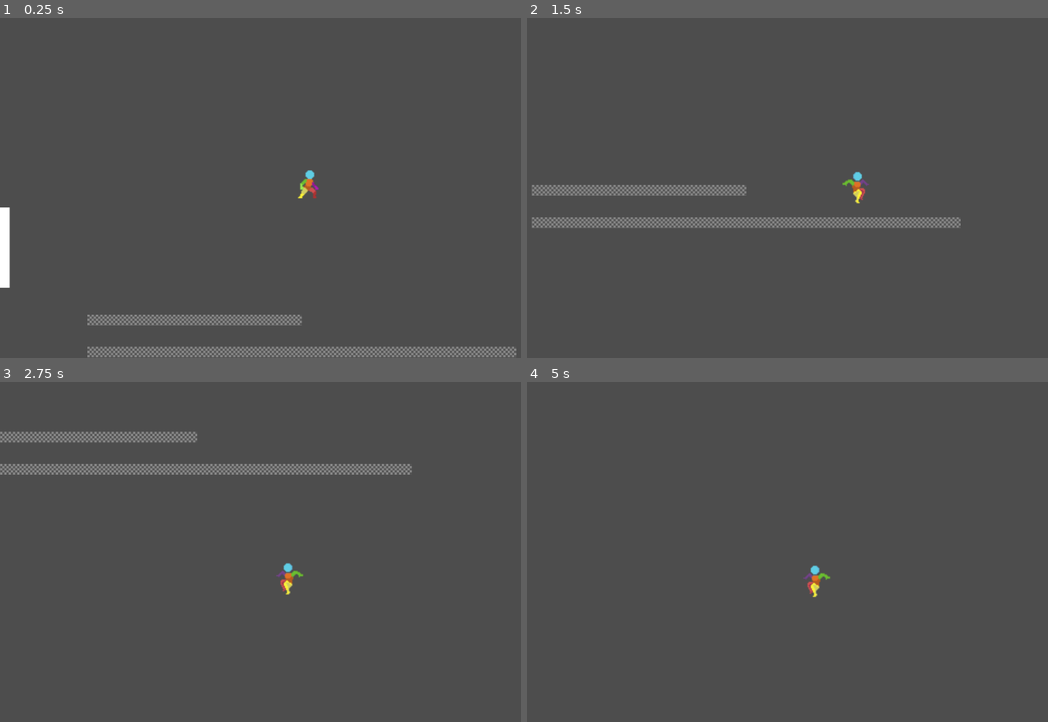
Above: before the commit, frames 1-4 (two rows, left to right).
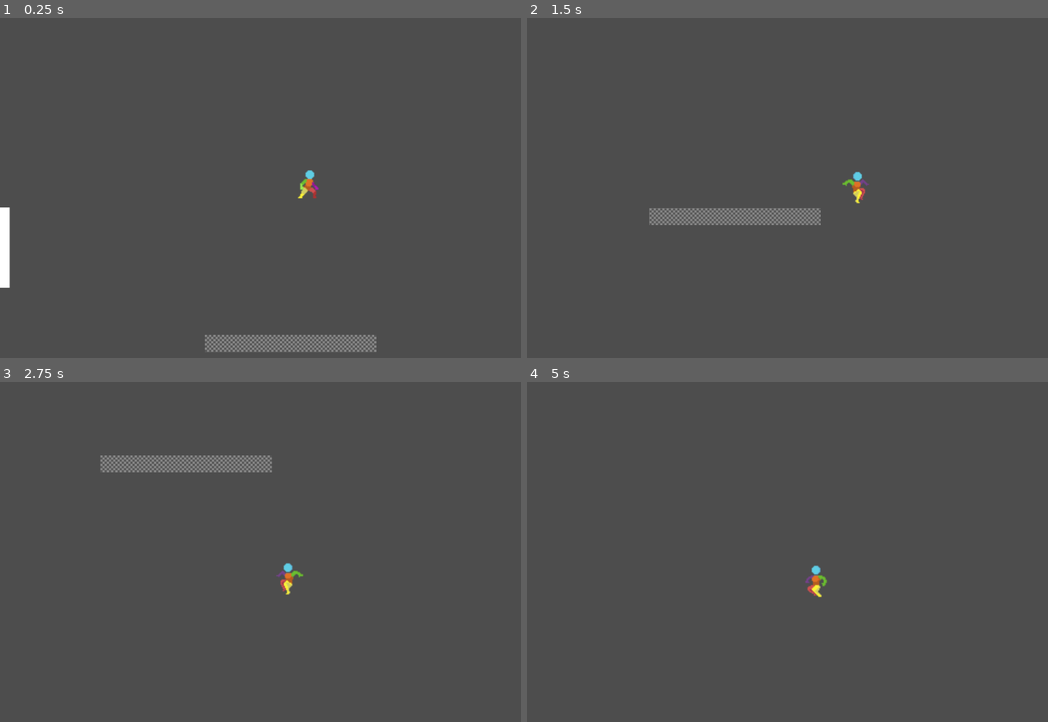
Above: after the commit, the same moments.

Repository: deanblackborough/godot-platformer
Game: Godot game, scene res://scenes/game.tscn
Two runs of this game, one before a commit and one after it. Both use one fixed random seed, a clock stepped at 60 frames per second and the inputs below.
Inputs:
- Up to frame 1 (0.25 s): no input
- Up to frame 2 (1.5 s): hold Right (moveRight) from 0.53 s (still down); tap Space (jump) at 0.77 s
- Up to frame 3 (2.75 s): tap Space (jump) at 1.52 s; release Right (moveRight) at 2.03 s; hold Left (moveLeft) from 2.03 s (still down)
- Up to frame 4 (5 s): release Left (moveLeft) at 2.78 s; hold Right (moveRight) 2.78-4.28 s; tap Space (jump) at 3.02, 3.77, 4.52 s; hold Left (moveLeft) from 4.28 s (still down)

The runs differ from the first frame. In frame 1, 3.0% of the frame differs, in the area x 16-100%, y 87-100%; in frame 2, 3.1%, in the area x 0-84%, y 49-62%; in frame 3, 2.7%; in frame 4, 0.2%.

Commit message:
Base platform object

Diff:
--- a/scenes/environment/ground.tscn
+++ /dev/null
@@ -1,22 +0,0 @@
-[gd_scene load_steps=4 format=3 uid="uid://e3k1i0qhvjm2"]
-
-[ext_resource type="Script" uid="uid://drun1pp8nvarw" path="res://scripts/environment/ground.gd" id="1_kfsio"]
-[ext_resource type="Texture2D" uid="uid://ctn83nd2kf4ir" path="res://sprites/environment/ground.png" id="1_to7up"]
-
-[sub_resource type="RectangleShape2D" id="RectangleShape2D_pybca"]
-custom_solver_bias = 1.0
-size = Vector2(400, 20)
-
-[node name="Ground" type="StaticBody2D"]
-script = ExtResource("1_kfsio")
-
-[node name="CollisionShape2D" type="CollisionShape2D" parent="."]
-position = Vector2(25, -10)
-shape = SubResource("RectangleShape2D_pybca")
-
-[node name="Sprite2D" type="Sprite2D" parent="."]
-texture_repeat = 2
-position = Vector2(25, -10)
-texture = ExtResource("1_to7up")
-region_enabled = true
-region_rect = Rect2(0, 0, 50, 20)
--- /dev/null
+++ b/scenes/environment/platforms/platform.tscn
@@ -0,0 +1,21 @@
+[gd_scene load_steps=4 format=3 uid="uid://e3k1i0qhvjm2"]
+
+[ext_resource type="Script" uid="uid://drun1pp8nvarw" path="res://scripts/environment/ground.gd" id="1_y64bv"]
+[ext_resource type="Texture2D" uid="uid://ctn83nd2kf4ir" path="res://sprites/environment/ground.png" id="2_r44mv"]
+
+[sub_resource type="RectangleShape2D" id="RectangleShape2D_kfsio"]
+size = Vector2(320, 32)
+
+[node name="Platform" type="StaticBody2D"]
+script = ExtResource("1_y64bv")
+
+[node name="CollisionShape2D" type="CollisionShape2D" parent="."]
+position = Vector2(16, -16)
+shape = SubResource("RectangleShape2D_kfsio")
+
+[node name="Sprite2D" type="Sprite2D" parent="."]
+texture_repeat = 2
+position = Vector2(16, -16)
+texture = ExtResource("2_r44mv")
+region_enabled = true
+region_rect = Rect2(0, 0, 32, 32)
--- a/scenes/levels/level_1.tscn
+++ b/scenes/levels/level_1.tscn
@@ -1,6 +1,6 @@
 [gd_scene load_steps=3 format=3 uid="uid://0n1k1r6uju58"]
 
-[ext_resource type="PackedScene" uid="uid://e3k1i0qhvjm2" path="res://scenes/environment/ground.tscn" id="1_014kd"]
+[ext_resource type="PackedScene" uid="uid://e3k1i0qhvjm2" path="res://scenes/environment/platforms/platform.tscn" id="1_014kd"]
 [ext_resource type="PackedScene" uid="uid://cfikr48uq5at2" path="res://scenes/environment/wall.tscn" id="2_6iamk"]
 
 [node name="Level1" type="Node2D"]
@@ -9,10 +9,6 @@
 position = Vector2(10, 520)
 scale = Vector2(1, 3)
 
-[node name="Ground" parent="." instance=ExtResource("1_014kd")]
-position = Vector2(540, 650)
-length = 800.0
-
-[node name="Ground2" parent="." instance=ExtResource("1_014kd")]
-position = Vector2(340, 590)
-length = 400.0
+[node name="Platform" parent="." instance=ExtResource("1_014kd")]
+position = Vector2(384, 608)
+length = 320.0
--- a/scripts/environment/ground.gd
+++ b/scripts/environment/ground.gd
@@ -1,13 +1,28 @@
 @tool extends StaticBody2D
 
-@export var length: float = 50.0:
+@export_range(32.0, 640.0)
+var length: float = 32.0:
 	set(value):
-		length = value
+		length = max(value, 32.0)
+		update_properties()
+
+@export_range(32.0, 640.0)
+var height: float = 32.0:
+	set(value):
+		height = max(value, 32.0)
 		update_properties()
 
 func _ready():
 	update_properties()
 
+func _process(delta: float):
+	if Engine.is_editor_hint():
+		update_properties()
+
 func update_properties():
-	$Sprite2D.region_rect.size.x = length
-	$CollisionShape2D.shape.size.x = length
+	$Sprite2D.region_rect.size = Vector2(length, height)
+	$Sprite2D.region_rect.position = Vector2(0, 0)
+	$Sprite2D.position = Vector2(length / 2, height / 2)
+
+	$CollisionShape2D.shape.size = Vector2(length, height)
+	$CollisionShape2D.position = Vector2(length / 2, height / 2)
